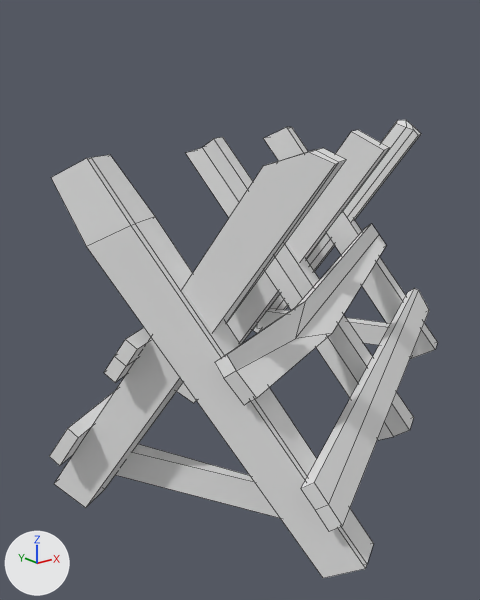
An edit to the FBX model buildings/sawmill/sawmill_LOW/goat_with_log.fbx, drawn before and after from the same camera.
Camera for both pictures: a camera (50 mm lens) standing at (-1.35, -1.48, 1.02) and looking at (-0.1, 0.08, 0.39). The lights are fixed; the arrows at lower left show +X, +Y and +Z. Mesh edges are drawn as thin lines.

Names of what the first picture shows: 'goats_for_sawing'.
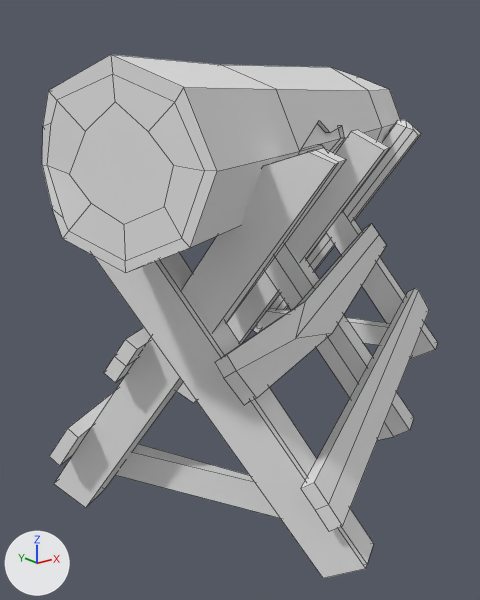
The newer file is also turned or shifted as a whole; pictures and numbers use the older file's frame.

Where the change shows, as pixel boxes (x1, y1, x2, y2) in the pictures (480 x 600 px):
'Deck', added
    after: (42, 55, 400, 272)

The change, as a list of edits to the scene's bpy script:
```text
Add me_cylinder:
    me_cylinder.from_pydata(...)  # 86 vertices, 73 faces; spans x -0.84..0.99, y -0.59..0.68, z -0.2..0.2
    me_cylinder.materials.append(mat_resorses)  # its picture is missing
Add ob_deck:
    ob_deck = bpy.data.objects.new('Deck', me_cylinder)
    ob_deck.location = (-0.026, -0.022, 0.9)
```
